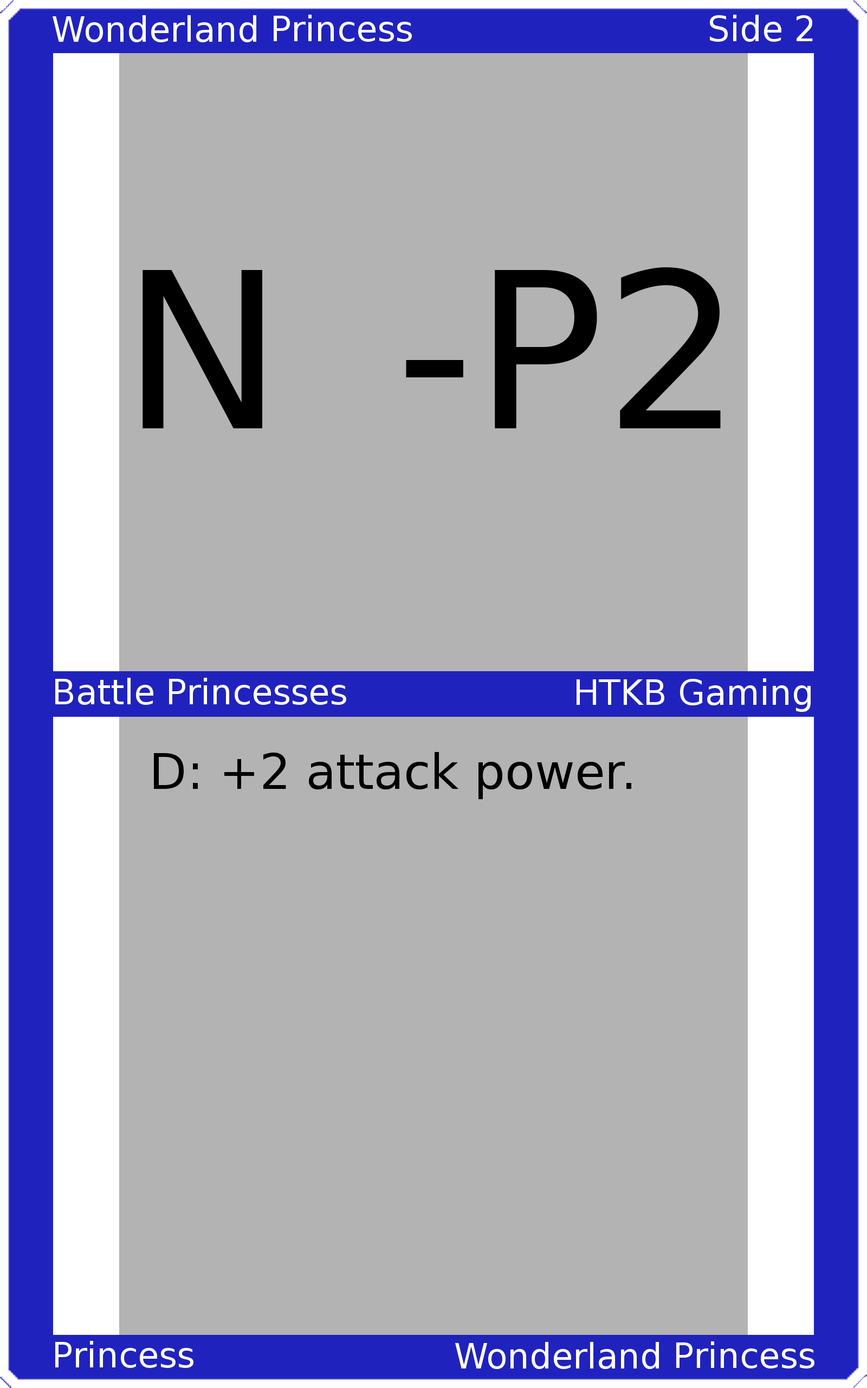
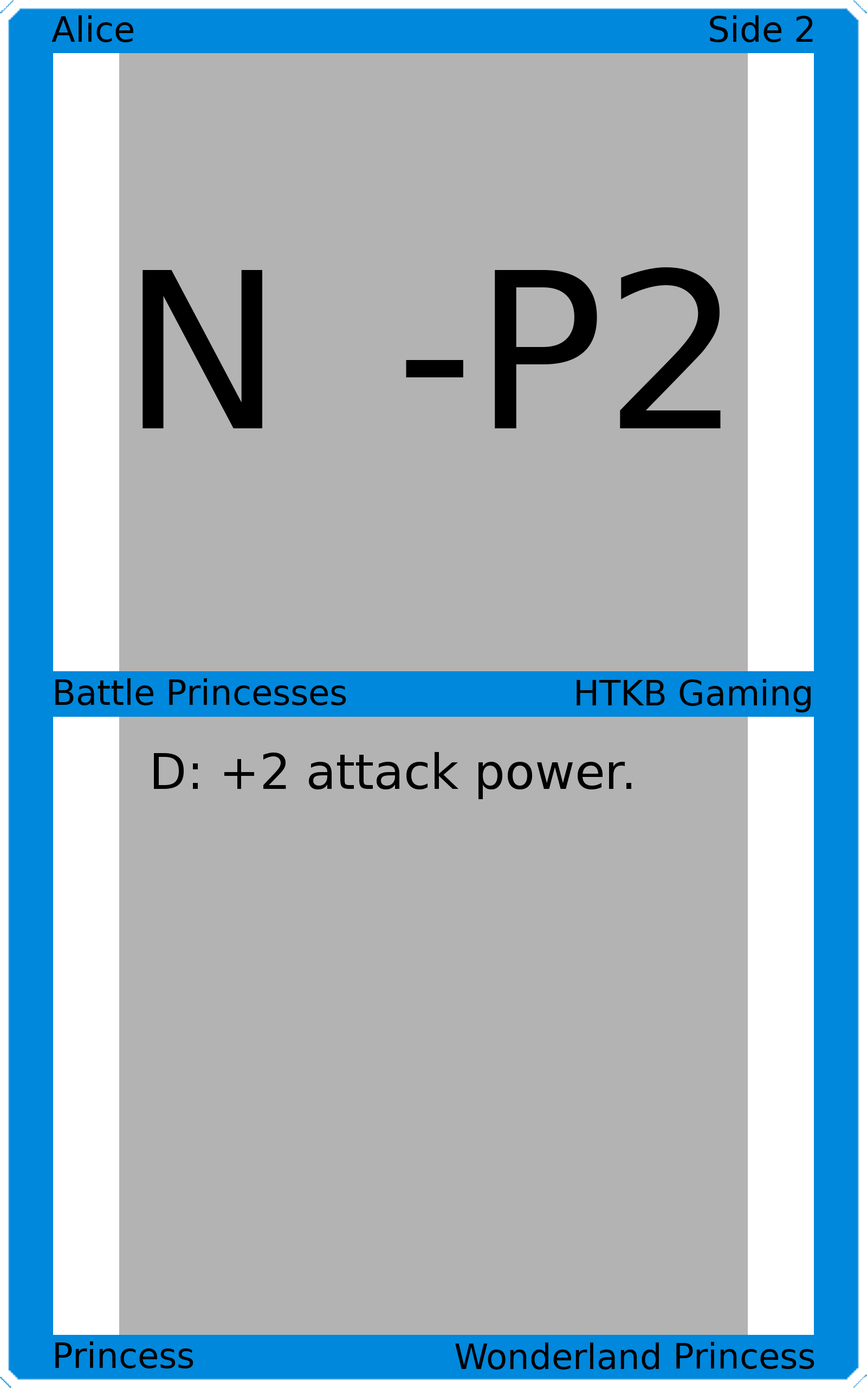
Before/after of a 867 × 1388 layered artwork. What changed in the layer stack:
painted on "Upper Left" over box(51, 14, 412, 43)
painted on "Upper Right" over box(710, 14, 814, 43)
painted on "Mid Left" over box(55, 677, 347, 706)
painted on "Mid Right" over box(576, 678, 811, 713)
painted on "Bottom Left" over box(55, 1340, 194, 1369)
painted on "Bottom Right" over box(455, 1340, 815, 1370)
painted on "Border" over box(0, 0, 867, 1388)
